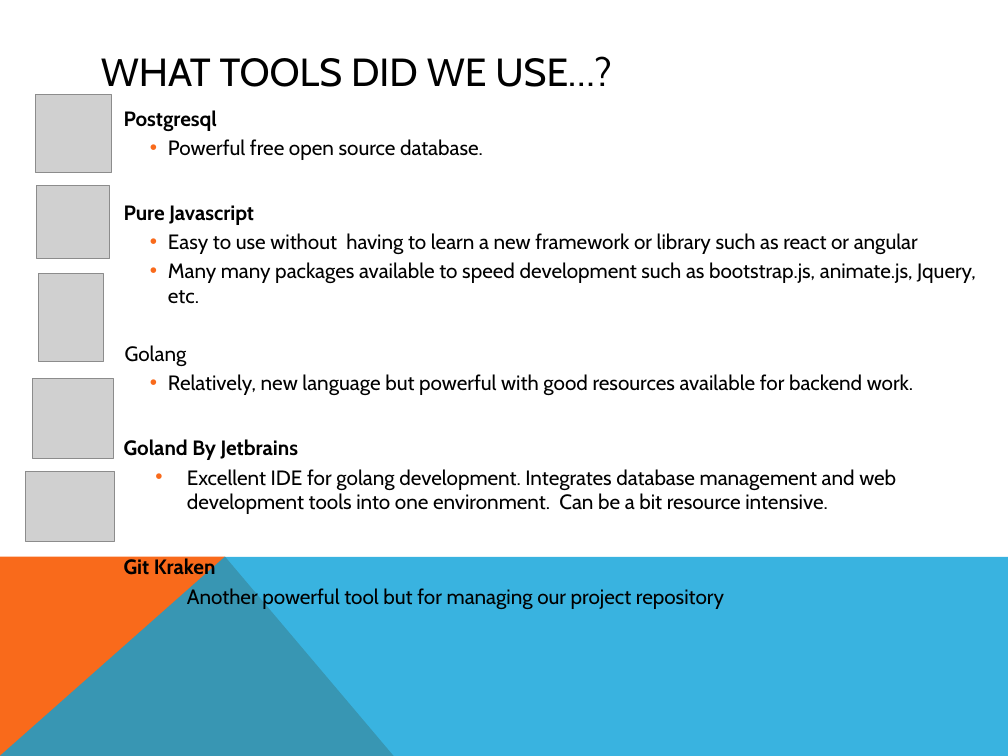
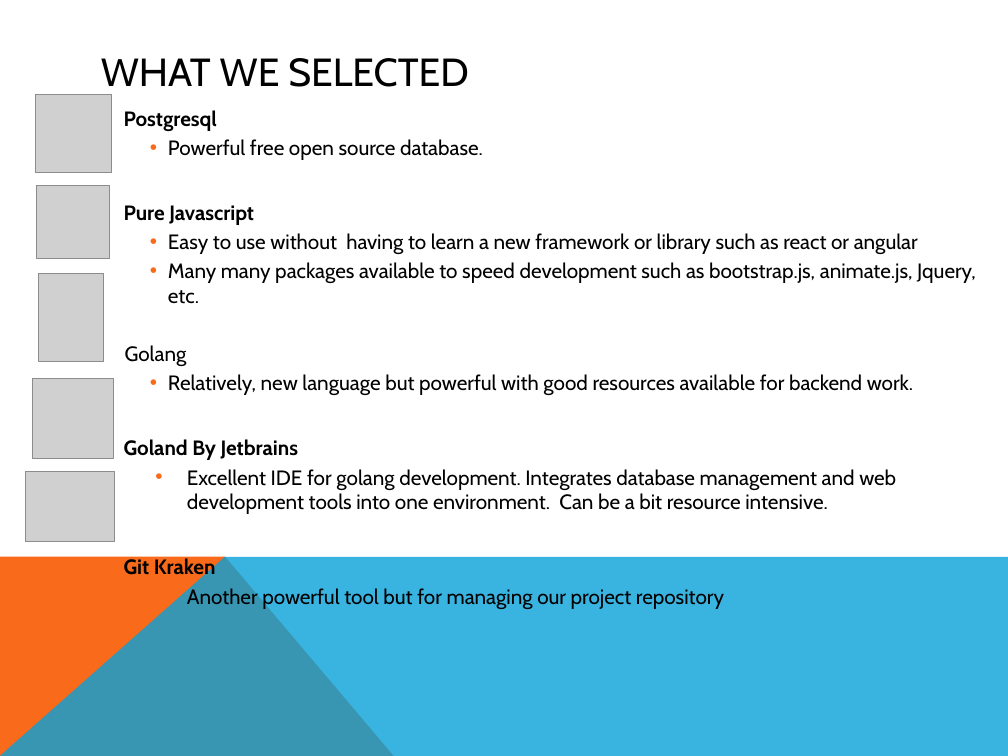
Before and after one commit to reka18/3308project, a slide deck: slide 4 of presentation/CSPB-3308-Final-Project-Presentation-RK-RG-DG.pptx (slide 3 before the commit). Drawn at 1008x756 pixels with LibreOffice and Linux fonts; fonts in the diff are those of the drawing; grey boxes stand for pictures. Boxes give left, top, right and bottom in pixels: in the first picture for what was removed or moved away, otherwise in the second. Text is boxed around its words. In the diff, an @@ line names an element or a change of style, - is before the commit and + after.

```diff
--- a/presentation/CSPB-3308-Final-Project-Presentation-RK-RG-DG.pptx
+++ b/presentation/CSPB-3308-Final-Project-Presentation-RK-RG-DG.pptx
@@ title at (x1=101, y1=58, x2=469, y2=95): text changed @@
-WHAT TOOLS DID WE USE…?
+WHAT WE SELECTED
```
Also in this commit, not shown: 1 slide added, 2 other files.
